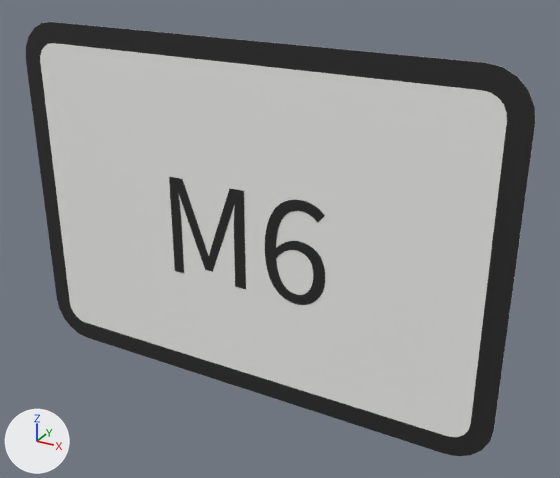
Two versions of the glTF model panneaux/11_M_panonceaux/M6.glb, one commit apart.
Before and after are seen from a 50 mm lens placed at (0.352, -0.568, 0.284), pointed at (0.033, 0.013, -0.007). The lights are fixed; the arrows at lower left show +X, +Y and +Z. The older version comes first. Where no turn or scale is listed for an object, it has been applied to the vertices. Vertices at exactly the same position are counted once.

In view in the first picture: 'M6_cadre00', 'M6_fond01', 'M6_txt02' and 1 more.
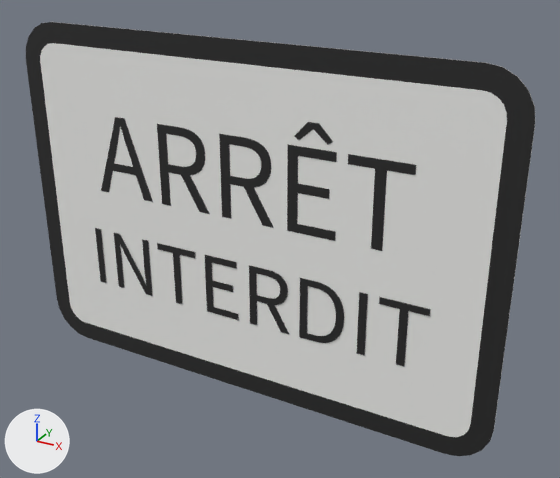
The change, as a diff of the scene's bpy script:
```diff
--- a/panneaux/11_M_panonceaux/M6.glb.py
+++ b/panneaux/11_M_panonceaux/M6.glb.py
@@ me_t_1657 @@
 # used by ob_m6_txt02; location = (0.0, -0.0023, 0.0)
-me_t_1657.from_pydata(...)  # 422 vertices, 840 faces; spans x -0.079..0.087, y 0.0, z -0.061..0.042
+me_t_1657.from_pydata(...)  # 364 vertices, 716 faces; spans x -0.167..0.164, y 0.0, z -0.048..0.055
+# me_t_1657 part 1: the loose piece of 290 vertices spanning x 0.025..0.087, y 0.0, z -0.061..0.042 is rebuilt with 24 vertices and now spans x 0.049..0.096, y 0.0, z -0.048..0.032
+# me_t_1657 part 2: the loose piece of 132 vertices spanning x -0.079..0.004, y 0.0, z -0.059..0.041 is rebuilt with 118 vertices and now spans x -0.09..-0.035, y 0.0, z -0.048..0.032
+# me_t_1657 part 3: a new loose piece of 118 vertices spanning x -0.021..0.035, y 0.0, z -0.048..0.032, in mat_noir_pictogramme (black #272727)
+# me_t_1657 part 4: a new loose piece of 72 vertices spanning x -0.167..-0.101, y 0.0, z -0.048..0.032, in mat_noir_pictogramme (black #272727)
+# me_t_1657 part 5: a new loose piece of 16 vertices spanning x 0.105..0.164, y 0.0, z -0.048..0.032, in mat_noir_pictogramme (black #272727)
+# me_t_1657 part 6: a new loose piece of 16 vertices spanning x 0.055..0.091, y 0.0, z 0.038..0.055, in mat_noir_pictogramme (black #272727)
 me_t_1657.materials.append(mat_noir_pictogramme)
@@ me_t_3416 @@
+me_t_3416.from_pydata(...)  # 374 vertices, 724 faces; spans x -0.18..0.186, y 0.0, z -0.037..0.025
+me_t_3416.materials.append(mat_noir_pictogramme)  # black #272727
@@ ob_m6_txt02 @@
 ob_m6_txt02 = bpy.data.objects.new('M6_txt02', me_t_1657)
-ob_m6_txt02.location = (0.0, -0.0023, 0.0)
+ob_m6_txt02.location = (0.0, -0.0023, 0.0583)
@@ ob_m6_txt03 @@
+ob_m6_txt03 = bpy.data.objects.new('M6_txt03', me_t_3416)
+ob_m6_txt03.location = (0.0, -0.0027, -0.0583)
```

Location of each change, (x1, y1, x2, y2) in pixels of the pictures (560 x 478 px):
'M6_txt02', reshaped, moved (101% wider): before (169, 177, 325, 305); after (101, 117, 416, 251)
'M6_txt03', added: after (95, 228, 430, 367)
part 1 of me_t_1657, rebuilt (16% narrower, 8% shorter): before (265, 200, 325, 305); after (287, 145, 337, 241)
part 2 of me_t_1657, rebuilt (32% narrower, 19% shorter): before (169, 177, 246, 289); after (157, 124, 209, 214)
part 3 of me_t_1657, added (black): after (219, 134, 274, 228)
part 4 of me_t_1657, added (black): after (101, 117, 153, 202)
part 5 of me_t_1657, added (black): after (348, 154, 416, 251)
part 6 of me_t_1657, added: after (295, 122, 333, 145)
